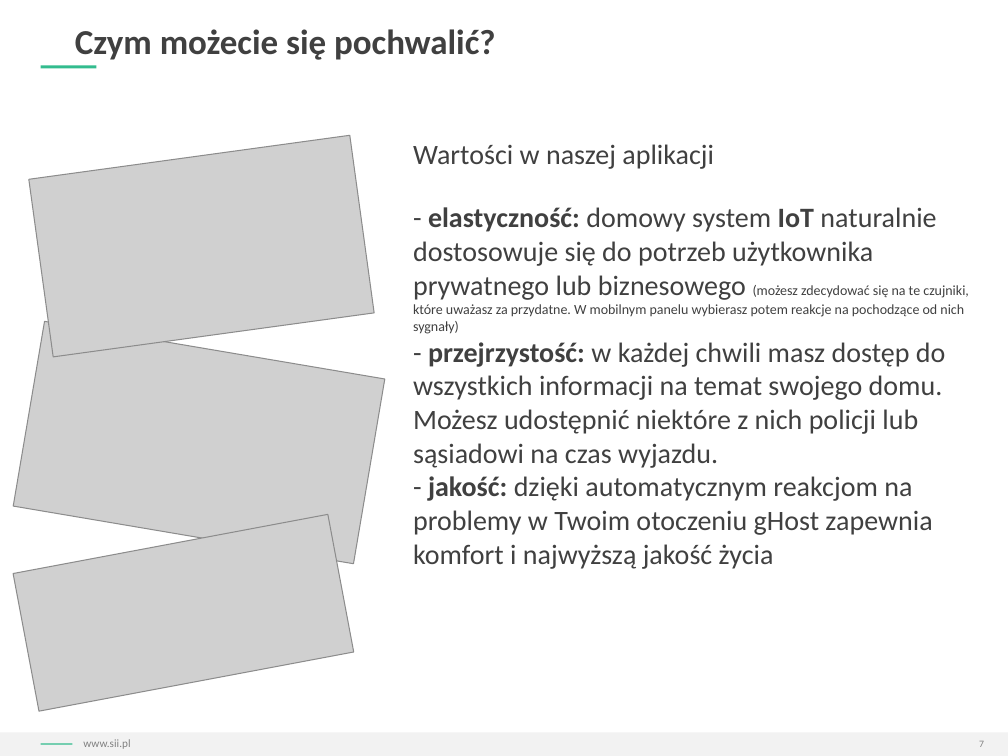
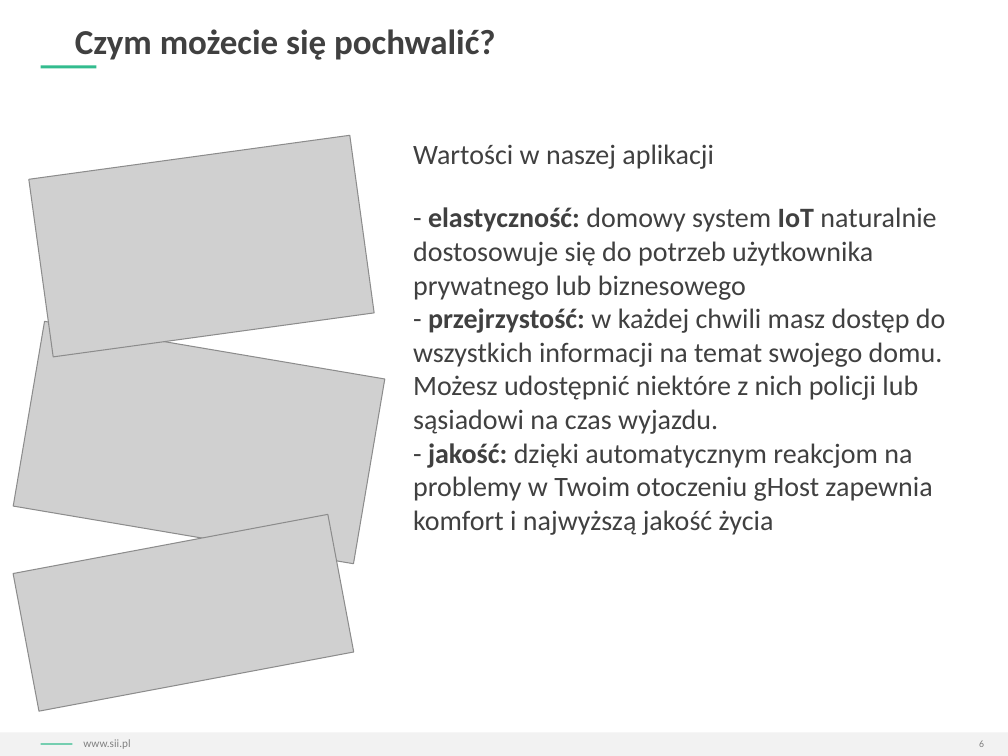
Before and after one commit to Qbicz/iot-home-security-hackathon, a slide deck: slide 6 of PPT_dla_uczestników_LC16.pptx (slide 7 before the commit). Drawn at 1008x756 pixels with LibreOffice and Linux fonts; fonts in the diff are those of the drawing; grey boxes stand for pictures; background and template pictures are left out. Boxes give left, top, right and bottom in pixels: in the first picture for what was removed or moved away, otherwise in the second. Text is boxed around its words. In the diff, an @@ line names an element or a change of style, - is before the commit and + after.

```diff
--- a/PPT_dla_uczestników_LC16.pptx
+++ b/PPT_dla_uczestników_LC16.pptx
@@ text at (413,207,936,300): text changed; size 10 to 20 pt @@
-- elastyczność: domowy system IoT naturalnie dostosowuje się do potrzeb użytkownika prywatnego lub biznesowego (możesz zdecydować się na te czujniki, które uważasz za przydatne. W mobilnym panelu wybierasz potem reakcje na pochodzące od nich sygnały)
+- elastyczność: domowy system IoT naturalnie dostosowuje się do potrzeb użytkownika prywatnego lub biznesowego
@@ page number at (979,740,984,747): text changed @@
-7
+6
```
Also in this commit, not shown: 3 other slides changed, 2 slides added, 3 slides removed, 2 other files.
